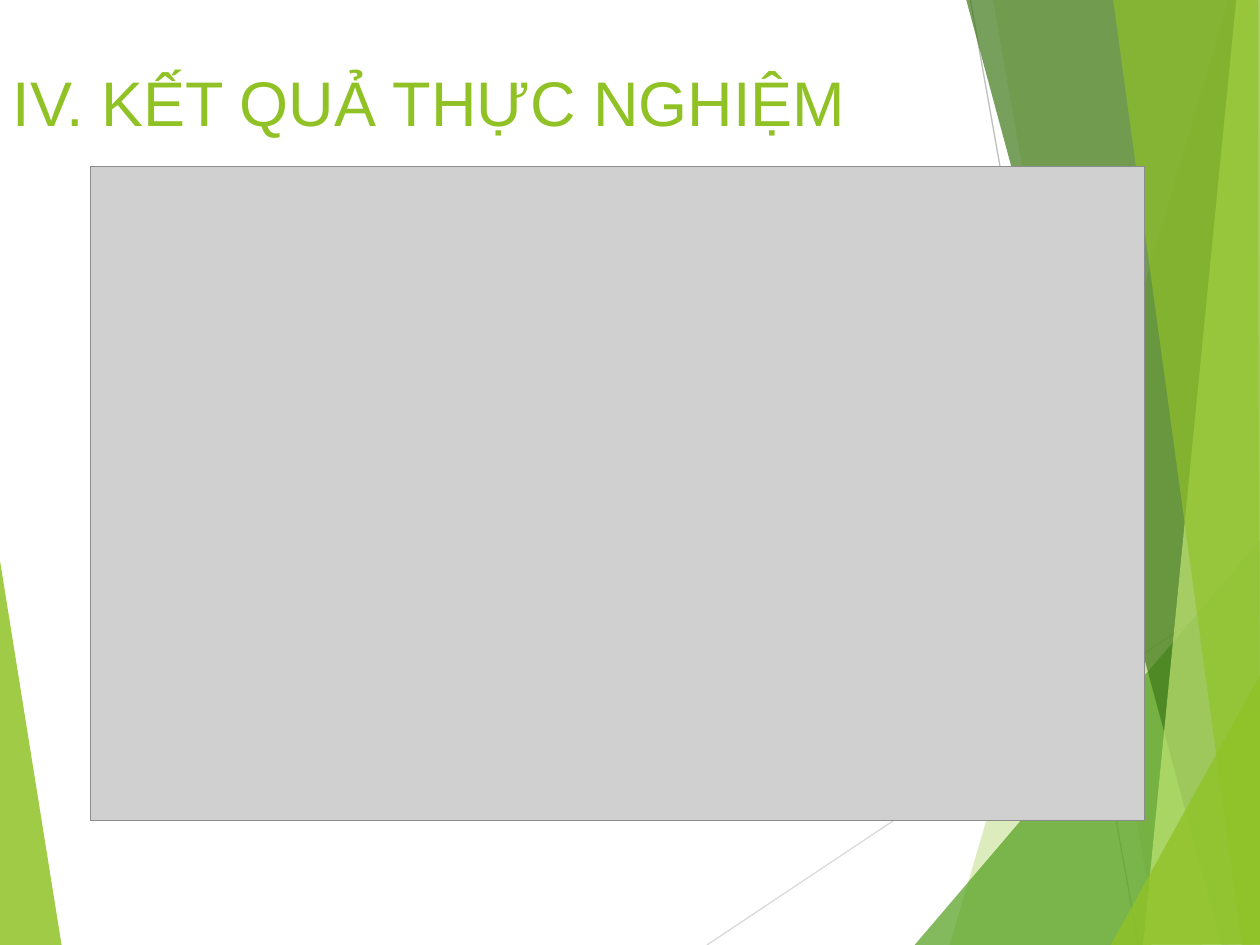
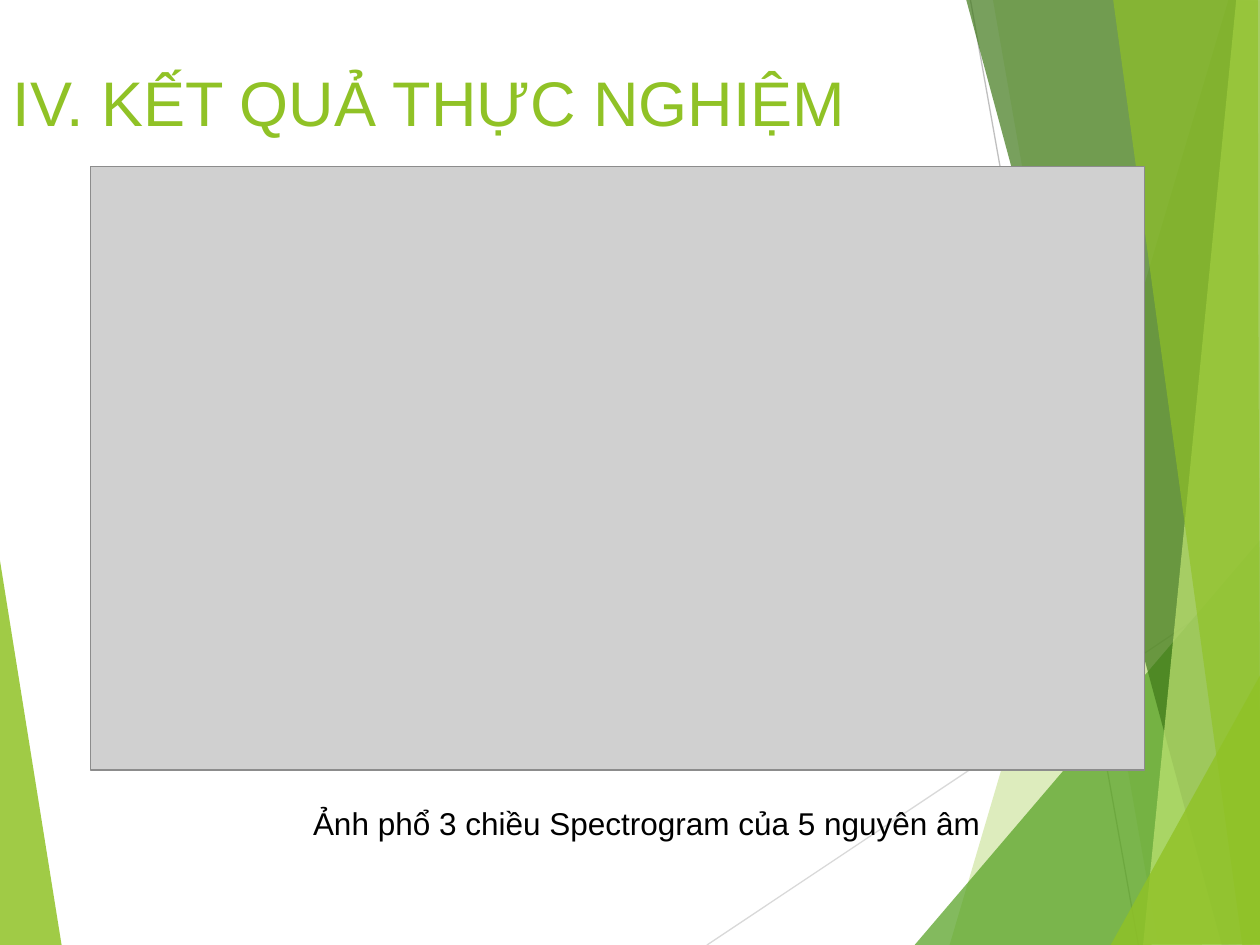
Before and after one commit to nhom-11-xlths/dE_02, a slide deck: slide 5 of SlideBaoCao.pptx. Drawn at 1260x945 pixels with LibreOffice and Linux fonts; fonts in the diff are those of the drawing; grey boxes stand for pictures. Boxes give left, top, right and bottom in pixels: in the first picture for what was removed or moved away, otherwise in the second. Text is boxed around its words. In the diff, an @@ line names an element or a change of style, - is before the commit and + after.

```diff
--- a/SlideBaoCao.pptx
+++ b/SlideBaoCao.pptx
@@ picture: place and size @@
-picture at [91, 166, 1144, 820]
+picture at [91, 166, 1144, 770]
@@ text added at [313, 810, 980, 841], 18 pt, text #000000 @@
+Ảnh phổ 3 chiều Spectrogram của 5 nguyên âm
```
Also in this commit, not shown: 2 other slides changed, 11 slides added.
